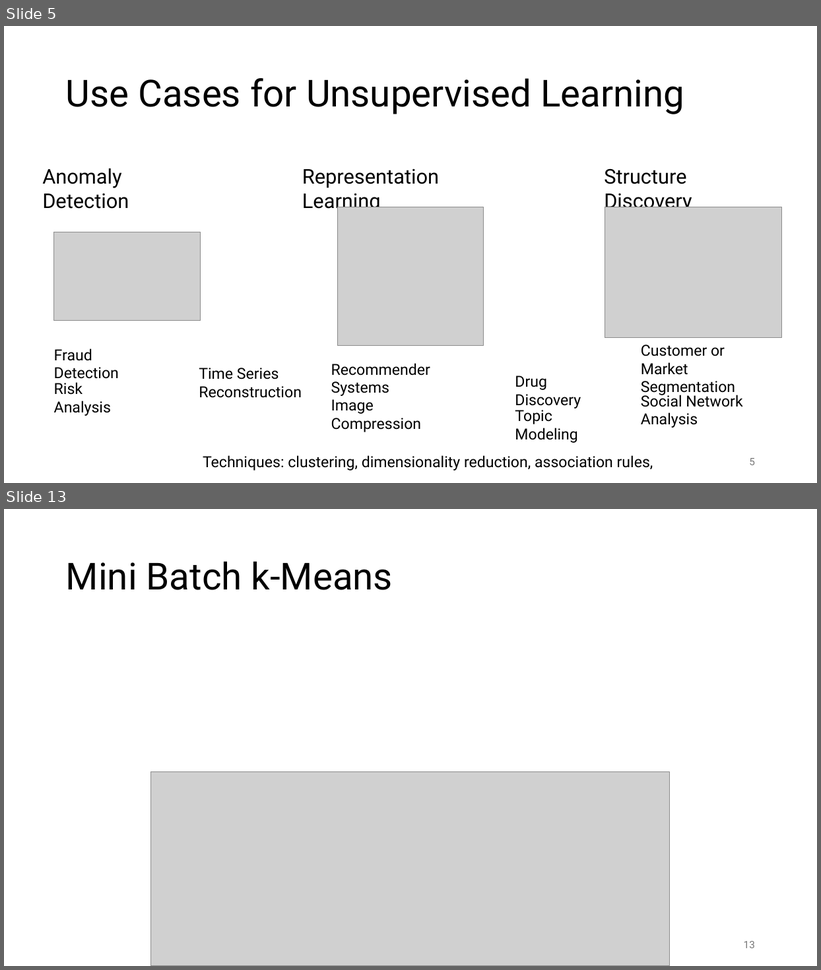
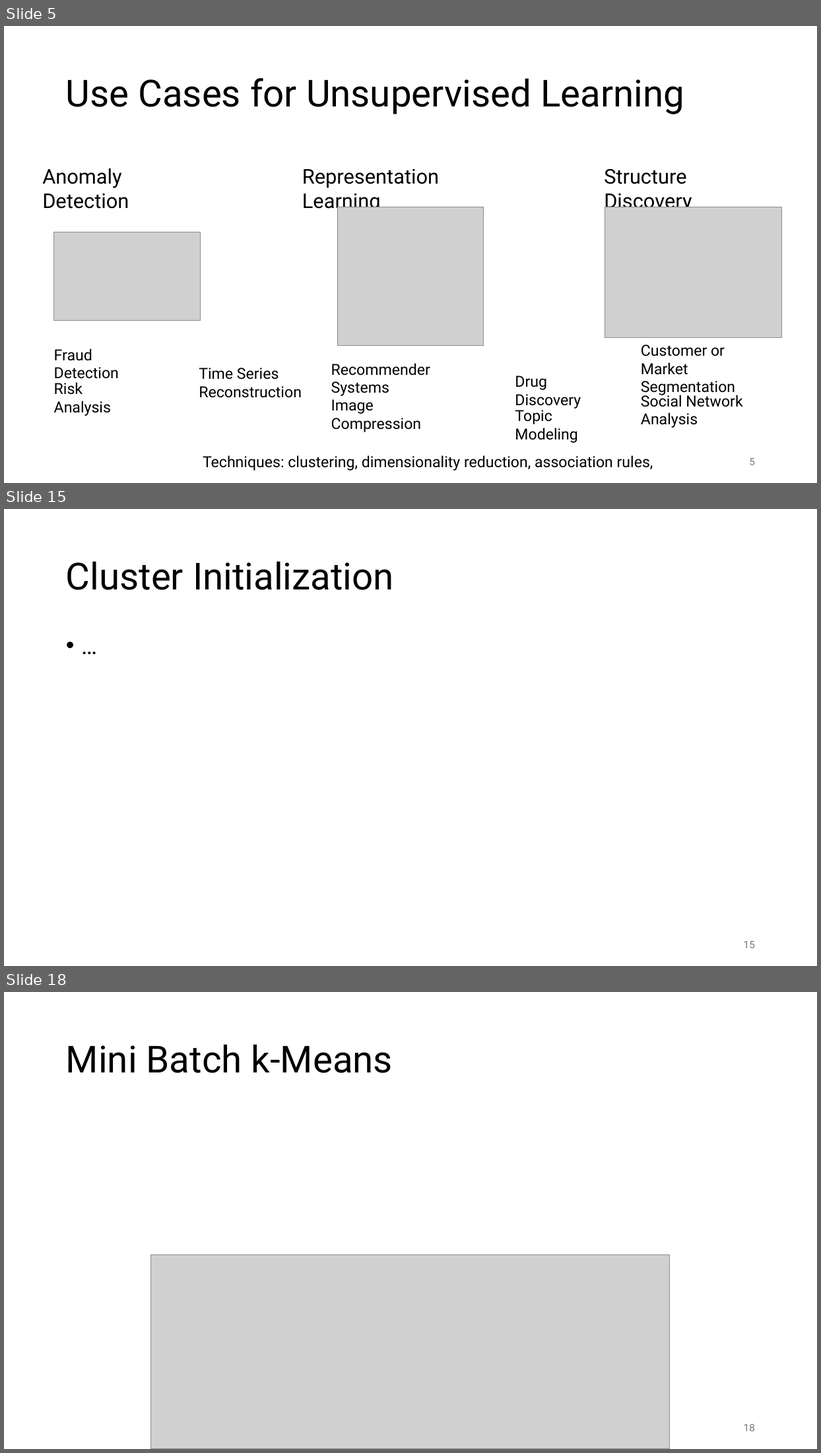
Before and after one commit to FelixWick/data_science, a slide deck: slides/2_clustering.pptx. Shown one above the other, each under a label of ours: slides 5 and 13 before the commit, slides 5, 15 and 18 after it; the slides between them are not shown. The pictures are 821x970 and 821x1453 pixels, drawn with LibreOffice and Linux fonts; fonts in the diff are those of the drawing; grey boxes stand for pictures. Boxes give left, top, right and bottom in pixels: in the first picture for what was removed or moved away, otherwise in the second. Text is boxed around its words. In the diff, an @@ line names an element or a change of style, - is before the commit and + after.

```diff
--- a/slides/2_clustering.pptx
+++ b/slides/2_clustering.pptx
@@ slide 15 added at (4, 509, 817, 966), background #FFFFFF @@
@@ title added at (66, 561, 394, 590), 44 pt, text #000000 @@
+Cluster Initialization
@@ text added at (60, 631, 762, 921), 28 pt, text #000000 @@
+• …
@@ page number added at (744, 941, 755, 949), 12 pt, text #797979 @@
+15
@@ what was slide 13 is now slide 18 @@
@@ page number at (744, 1424, 755, 1432): text changed @@
-13
+18
```
Also in this commit, not shown: 7 slides changed, 4 other slides added, 2 other files.
